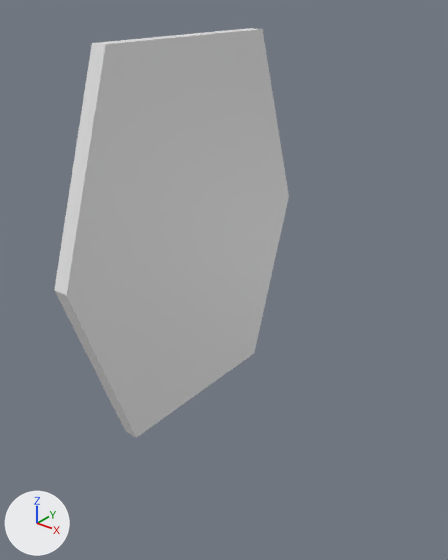
Renders of the Blender file public/TieFighter.blend from each side of a commit.
Before and after are seen from a 50 mm camera at (25.4, -27.9, 14.8) aimed at (4.0, -1.1, -1.7). Every picture has the same lights, and +X, +Y and +Z are marked at lower left.
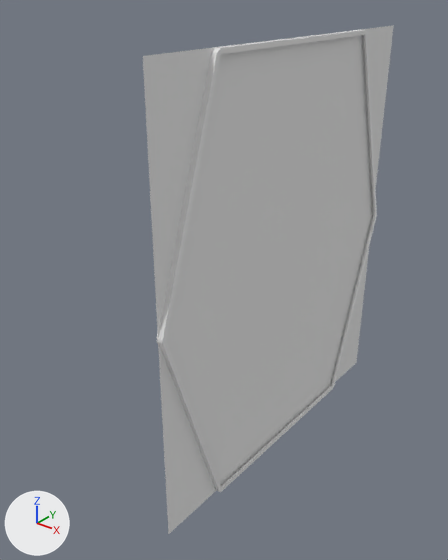
Location of each change, (x1, y1, x2, y2) in pixels of the pictures (448 x 560 px):
'Plane.001', added: after (143, 25, 394, 534)
'Plane', reshaped, moved, modifiers changed (6% narrower, 13% taller): before (54, 28, 289, 438); after (157, 30, 377, 492)

The change, as a list of edits to the scene's bpy script:
```text
Add mat_material_001:
    mat_material_001 = diffuse_material('Material.001')
    mat_material_001.base_color = (0.8, 0.8, 0.8)  # white #e7e7e7
Change me_plane:
    used by ob_plane; location = (0.0, 0.0, 0.0); rotation_euler = (0.0, 1.571, 0.0), in degrees (0, 90, 0)
    remove me_plane.from_pydata(...)  # 12 vertices, 7 faces; spans x -12.0..12.0, y -10.5..10.5, z 0.0..1.0
    add me_plane.from_pydata(...)  # 48 vertices, 51 faces, 7 loose edges; spans x -12.2..12.2, y 0.0..10.7, z -0.3..0.1
    me_plane part 1
    9 vertices are removed from x -12.0..12.0, y -10.5..10.5, z 0.0..1.0
    7 faces are deleted
    40 vertices are added at x -12.2..12.2, y 0.0..10.7, z -0.3..0.1
    5 new vertices lie (0.0, -6.5, 0.0) away from vertices in x -12.0..12.0, y 6.5..10.5, z 0.0..0.1
    7 loose edges are added
    51 new faces join them
Add me_plane_001:
    me_plane_001.from_pydata([(-1.0, -1.0, 0.0), (1.0, -1.0, 0.0), (-1.0, 1.0, 0.0), (1.0, 1.0, 0.0)], [], [(0, 1, 3, 2)])
    me_plane_001.materials.append(mat_material_001)  # its picture is missing
Change ob_plane:
    ob_plane.location: (0.0, 0.0, 0.0) -> (8.0, 0.0, 0.0)
    add _m = ob_plane.modifiers.new('Mirror', 'MIRROR')
    add _m.use_axis = (False, True, False)
Add ob_plane_001:
    ob_plane_001 = bpy.data.objects.new('Plane.001', me_plane_001)
    ob_plane_001.location = (7.83, 0.0, 0.0)
    ob_plane_001.rotation_euler = (-1.571, 3.142, -1.571)  # degrees (-90, 180, -90)
    ob_plane_001.scale = (10.7, 12.3, 12.3)
```
